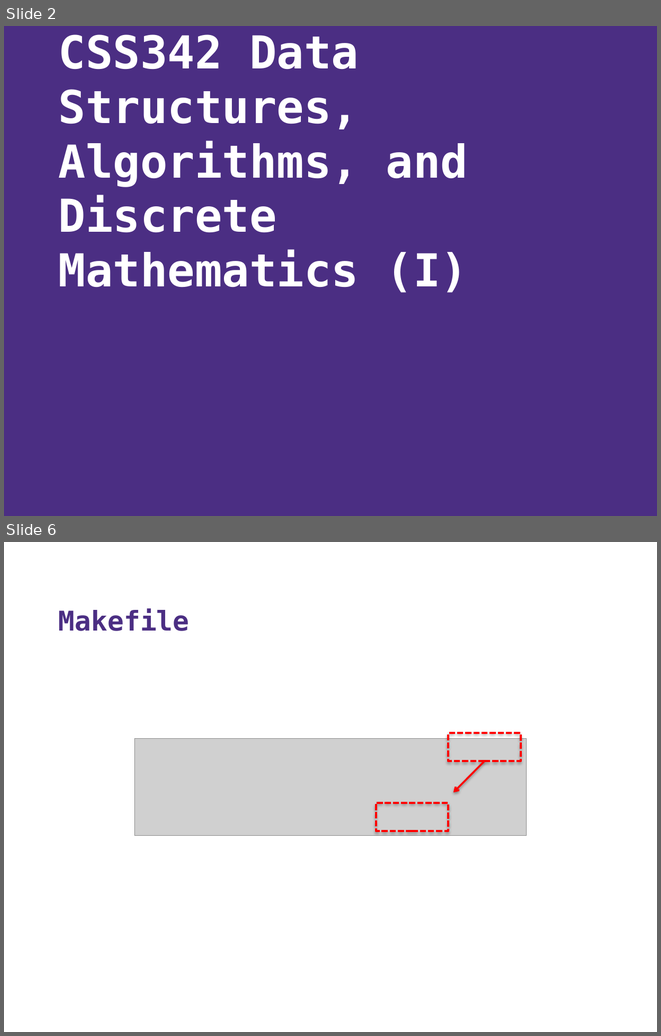
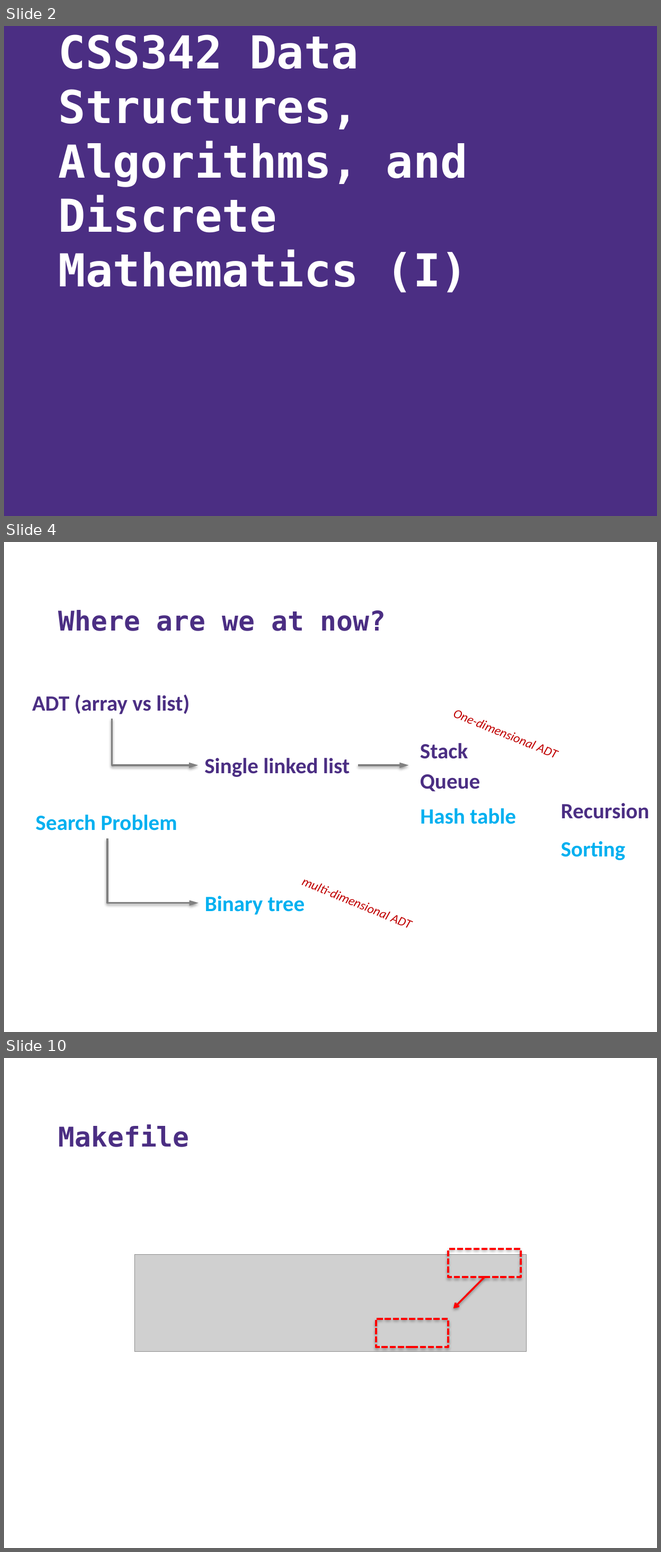
Before and after one commit to Andy-Boraphet/CSS342A-2022-Spring, a slide deck: week_04_OOP_ADT_LIST/week_04.pptx. Shown one above the other, each under a label of ours: slides 2 and 6 before the commit, slides 2, 4 and 10 after it; the slides between them are not shown. The pictures are 661x1036 and 661x1552 pixels, drawn with LibreOffice and Linux fonts; fonts in the diff are those of the drawing; grey boxes stand for pictures; background and template pictures are left out. Boxes give left, top, right and bottom in pixels: in the first picture for what was removed or moved away, otherwise in the second. Text is boxed around its words. In the diff, an @@ line names an element or a change of style, - is before the commit and + after.

```diff
--- a/week_04_OOP_ADT_LIST/week_04.pptx
+++ b/week_04_OOP_ADT_LIST/week_04.pptx
@@ slide 4 added at bbox=[4, 542, 657, 1032], background #FFFFFF @@
@@ title added at bbox=[59, 610, 386, 631], 30 pt, text #4B2E83, bold @@
+Where are we at now?
@@ text added at bbox=[32, 694, 190, 714], 24 pt, text #4B2E83, bold @@
+ADT (array vs list)
@@ text added at bbox=[452, 710, 556, 758], 14 pt, text #C00000, italic @@
+One-dimensional ADT
@@ elbow arrow added from (112, 718) to (198, 765), #808080 2 pt @@
@@ text added at bbox=[420, 743, 468, 759], 24 pt, text #4B2E83, bold @@
+Stack
@@ text added at bbox=[204, 758, 350, 777], 24 pt, text #4B2E83, bold @@
+Single linked list
@@ arrow added from (358, 765) to (409, 765), #808080 2 pt @@
@@ text added at bbox=[420, 774, 480, 791], 24 pt, text #4B2E83, bold @@
+Queue
@@ text added at bbox=[420, 808, 516, 824], 24 pt, text #00B0F0, bold @@
+Hash table
@@ text added at bbox=[561, 803, 650, 819], 24 pt, text #4B2E83, bold @@
+Recursion
@@ text added at bbox=[36, 814, 177, 830], 24 pt, text #00B0F0, bold @@
+Search Problem
@@ elbow arrow added from (107, 838) to (199, 903), #808080 2 pt @@
@@ text added at bbox=[561, 841, 626, 860], 24 pt, text #00B0F0, bold @@
+Sorting
@@ text added at bbox=[205, 896, 305, 915], 24 pt, text #00B0F0, bold @@
+Binary tree
@@ text added at bbox=[390, 911, 409, 927], 14 pt, text #C00000, italic @@
+multi-dimensional ADT
@@ what was slide 6 is now slide 10 @@
```
Also in this commit, not shown: 4 slides changed, 3 other slides added.
